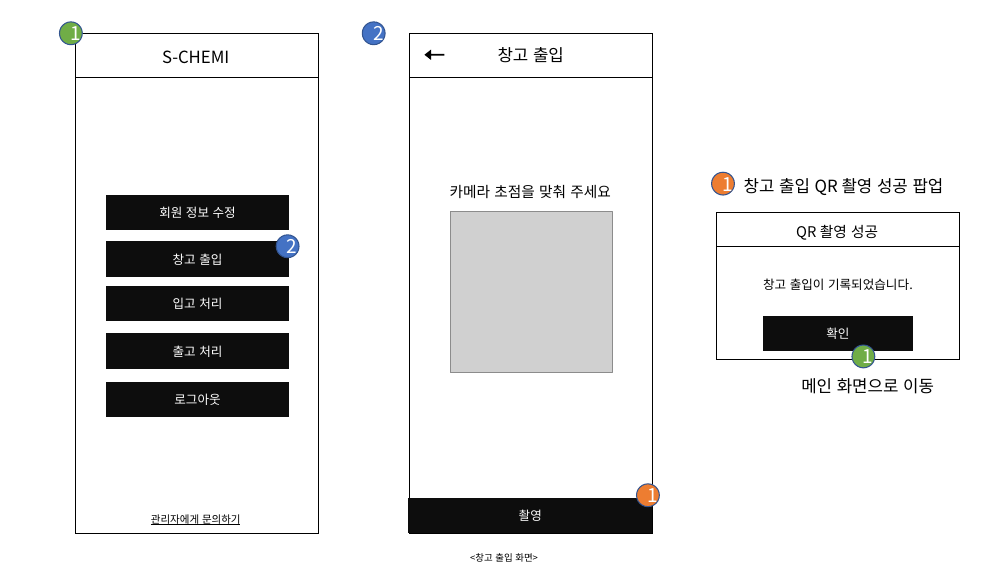
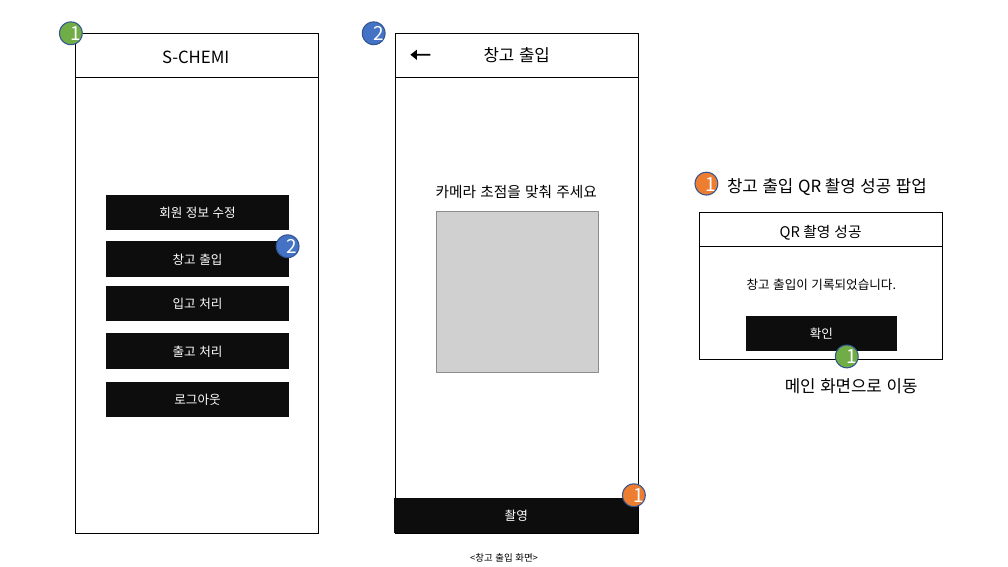
Before and after one commit to CDP2-4/Documents, a slide deck: slide 6 of screen_detail_design_app.pptx (slide 4 before the commit). Drawn at 1008x567 pixels with LibreOffice and Linux fonts; fonts in the diff are those of the drawing; grey boxes stand for pictures. Boxes give left, top, right and bottom in pixels: in the first picture for what was removed or moved away, otherwise in the second. Text is boxed around its words. In the diff, an @@ line names an element or a change of style, - is before the commit and + after.

```diff
--- a/screen_detail_design_app.pptx
+++ b/screen_detail_design_app.pptx
@@ 6 texts, 5 rectangles, 4 half frames, 3 ellipses, 1 picture, 1 line, 1 left arrow: place and size @@
-6 texts, 5 rectangles, 4 half frames, 3 ellipses, 1 picture, 1 line, 1 left arrow at (409,34,960,534)
+6 texts, 5 rectangles, 4 half frames, 3 ellipses, 1 picture, 1 line, 1 left arrow at (395,34,943,534)
@@ text removed at (151,514,241,525) @@
-관리자에게 문의하기
```
Also in this commit, not shown: 6 other slides changed, 2 slides added, 1 slide removed.
